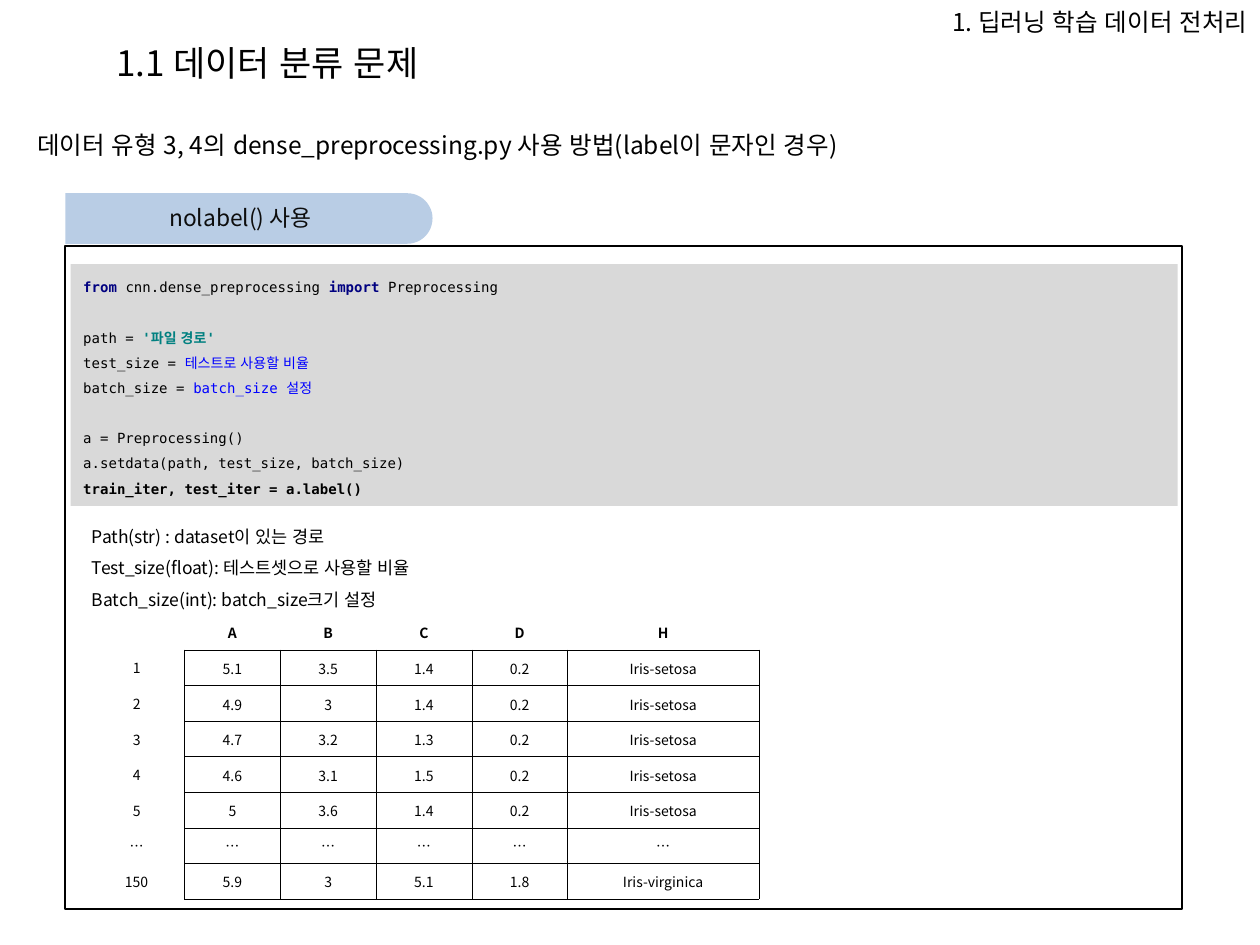
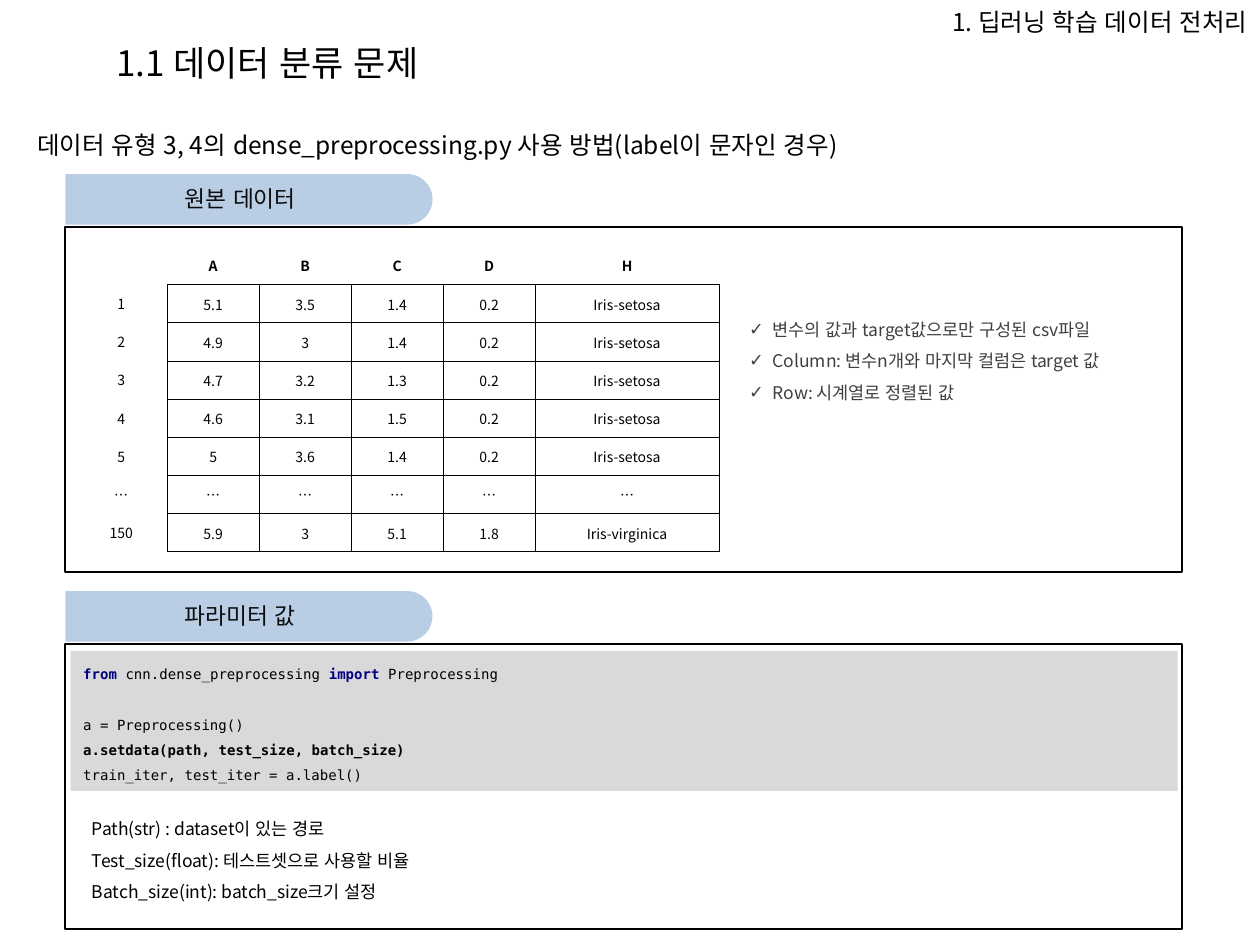
Before and after one commit to Heechul90/Preprocessing, a slide deck: slide 9 of 파이썬 전처리 코드 모듈화 설명.pptx (slide 8 before the commit). Drawn at 1260x945 pixels with LibreOffice and Linux fonts; fonts in the diff are those of the drawing; background and template pictures are left out. Boxes give left, top, right and bottom in pixels: in the first picture for what was removed or moved away, otherwise in the second. Text is boxed around its words. In the diff, an @@ line names an element or a change of style, - is before the commit and + after.

Commit message:
Preprocessing

```diff
--- a/파이썬 전처리 코드 모듈화 설명.pptx
+++ b/파이썬 전처리 코드 모듈화 설명.pptx
@@ round same rect: place and size @@
-round same rect at [66,193,433,244]
+round same rect at [66,175,433,225]
@@ rectangle added at [68,175,413,222], fill #B9CDE5, 13 pt, text #0D0D0D @@
+원본 데이터
@@ rectangle removed at [68,194,413,241] @@
-nolabel() 사용
@@ rectangle: place and size @@
-rectangle at [66,246,1182,908]
+rectangle at [66,227,1182,572]
@@ table: place and size @@
-table at [88,615,759,900]
+table at [76,246,719,552]
@@ text added at [773,321,1099,401], 10 pt, text #404040 @@
+✓ 변수의 값과 target값으로만 구성된 csv파일
+✓ Column: 변수n개와 마지막 컬럼은 target 값
+✓ Row: 시계열로 정렬된 값
@@ round same rect added at [65,590,432,641], fill #B9CDE5 @@
@@ rectangle added at [68,592,413,639], fill #B9CDE5, 13 pt, text #0D0D0D @@
+파라미터 값
@@ rectangle added at [66,644,1182,929], outline #000000 1 pt @@
@@ rectangle "from cnn.dense_preprocessing import Preprocessing a ...": place and size @@
-rectangle "from cnn.dense_preprocessing import Preprocessing a ..." at [71,265,1178,507]
+rectangle "from cnn.dense_preprocessing import Preprocessing a ..." at [71,651,1178,791]
@@ text in rectangle at [83,668,498,783]: text changed @@
-from cnn.dense_preprocessing import Preprocessing
-path = '파일 경로'
-test_size = 테스트로 사용할 비율
-batch_size = batch_size 설정
-a = Preprocessing()
-a.setdata(path, test_size, batch_size)
-train_iter, test_iter = a.label()
+from cnn.dense_preprocessing import Preprocessing
+a = Preprocessing()
+a.setdata(path, test_size, batch_size)
+train_iter, test_iter = a.label()
@@ text "Path(str) : dataset이 있는 경로": place and size @@
-text "Path(str) : dataset이 있는 경로" at [92,528,409,610]
+text "Path(str) : dataset이 있는 경로" at [92,820,409,902]
```
Also in this commit, not shown: 16 other slides changed, 5 slides added, 4 other files.
